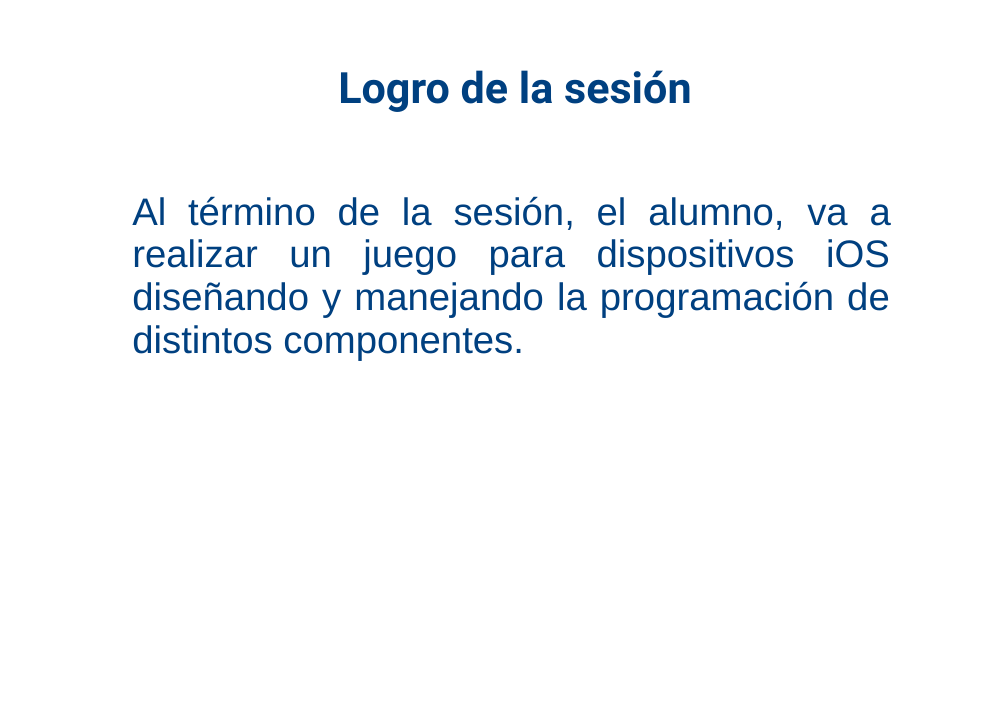
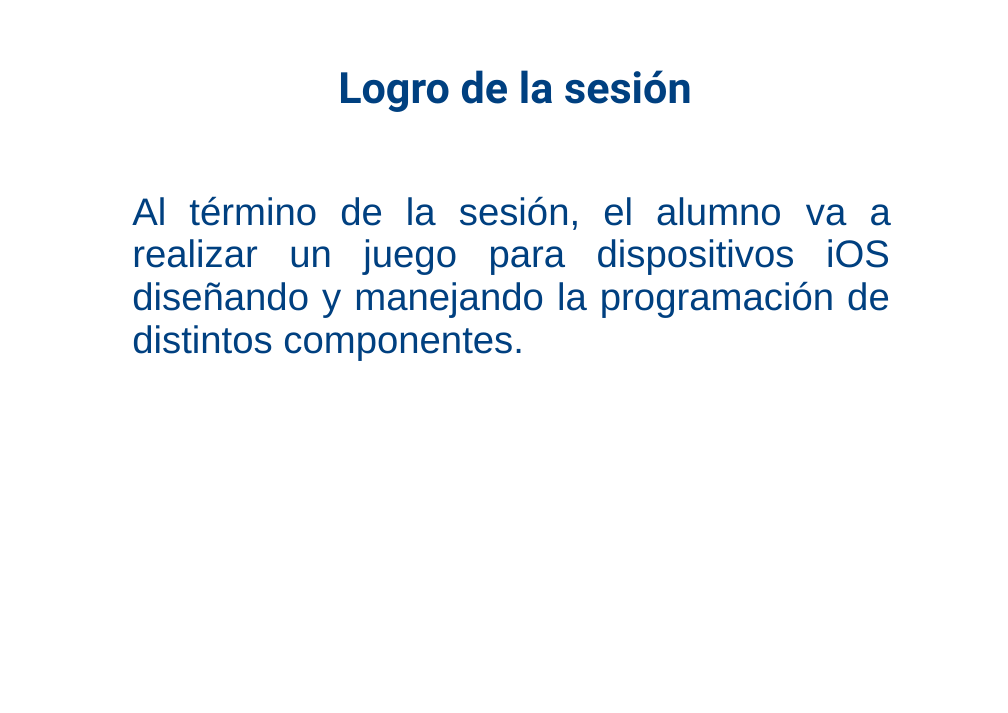
Before and after one commit to jean-velarde/DocumentsClaseMaestra, a slide deck: slide 2 of MasrterClass_JeanVelarde.pptx. Drawn at 1008x713 pixels with LibreOffice and Linux fonts; fonts in the diff are those of the drawing; background and template pictures are left out. Boxes give left, top, right and bottom in pixels: in the first picture for what was removed or moved away, otherwise in the second. Text is boxed around its words. In the diff, an @@ line names an element or a change of style, - is before the commit and + after.

```diff
--- a/MasrterClass_JeanVelarde.pptx
+++ b/MasrterClass_JeanVelarde.pptx
@@ text at (132,196,891,361): text changed @@
-Al término de la sesión, el alumno, va a realizar un juego para dispositivos iOS diseñando y manejando la programación de distintos componentes.
+Al término de la sesión, el alumno va a realizar un juego para dispositivos iOS diseñando y manejando la programación de distintos componentes.
```
Also in this commit, not shown: 1 other slide changed, 1 other file.
